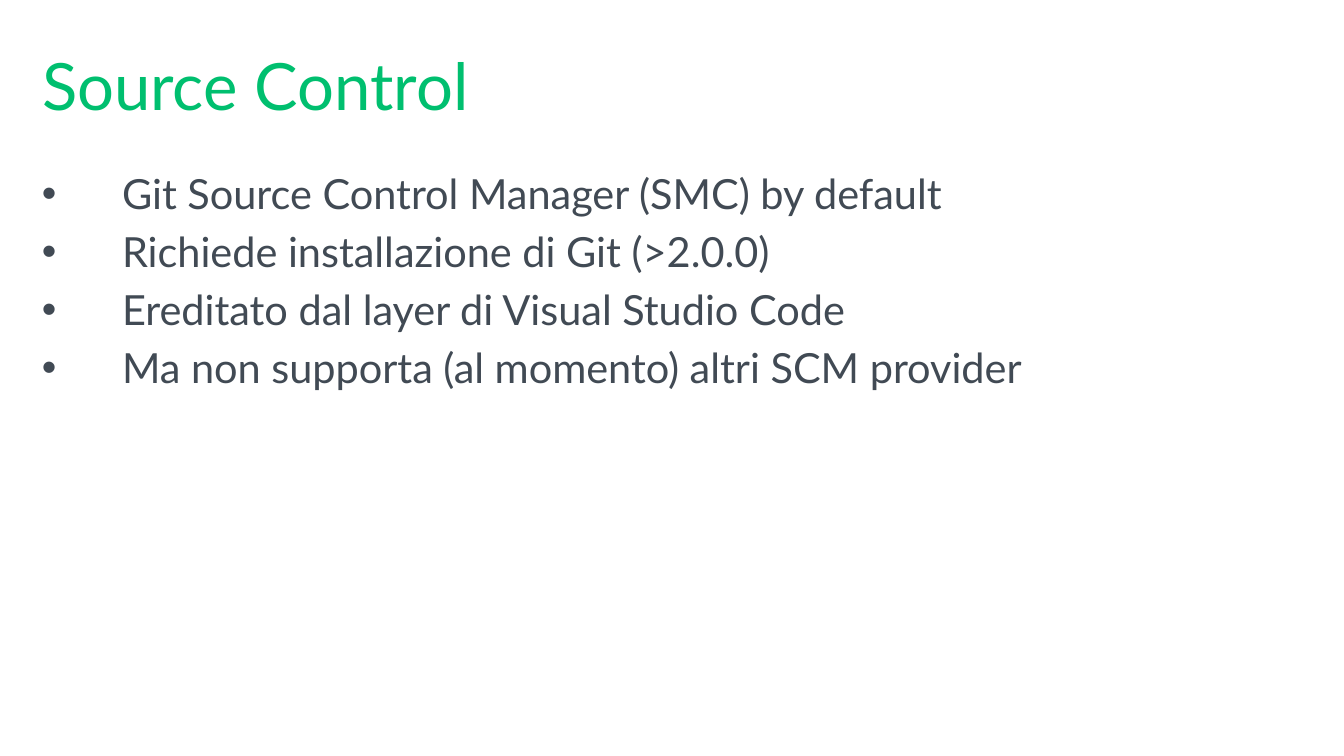
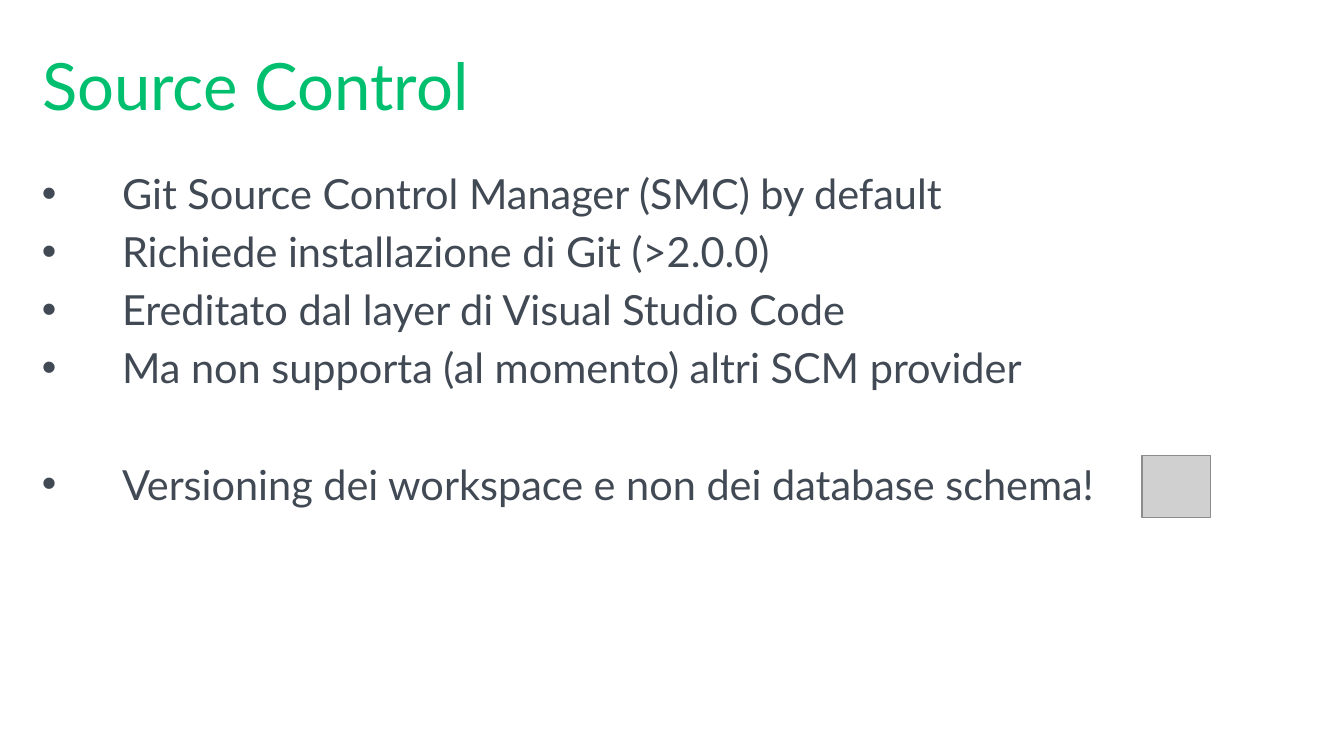
Before and after one commit to mrg3d/demo-opsstudio-repo, a slide deck: slide 17 of Introducing SQL Operations Studio.pptx (slide 15 before the commit). Drawn at 1344x756 pixels with LibreOffice and Linux fonts; fonts in the diff are those of the drawing; grey boxes stand for pictures; background and template pictures are left out. Boxes give left, top, right and bottom in pixels: in the first picture for what was removed or moved away, otherwise in the second. Text is boxed around its words. In the diff, an @@ line names an element or a change of style, - is before the commit and + after.

```diff
--- a/Introducing SQL Operations Studio.pptx
+++ b/Introducing SQL Operations Studio.pptx
@@ text at box(122, 469, 1094, 508): paragraph added @@
+• Versioning dei workspace e non dei database schema!
@@ picture added at box(1142, 455, 1211, 518) @@
```
Also in this commit, not shown: 6 other slides changed, 4 slides added, 2 slides removed.
